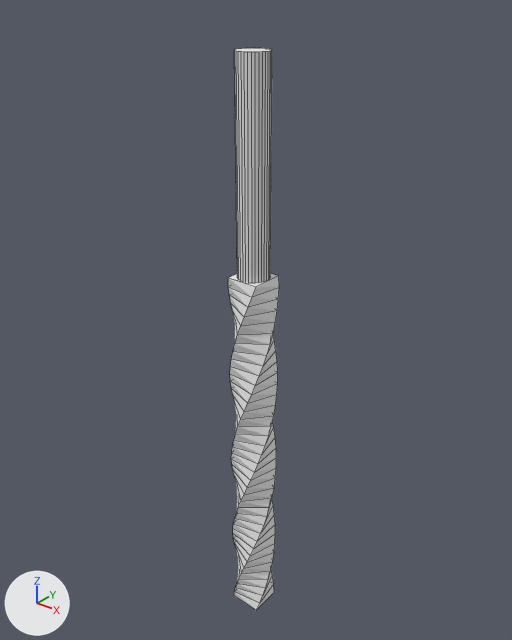
The Blender file swizzle-stick/swizzle.blend, before and after one commit.
The view is the same before and after, from a 50 mm camera at (114.4, -142.0, 195.0) aimed at (-2.8, 4.5, 104.2). The axes (+X, +Y, +Z) are drawn at lower left. The lights are the same throughout. Mesh edges are drawn as thin lines.
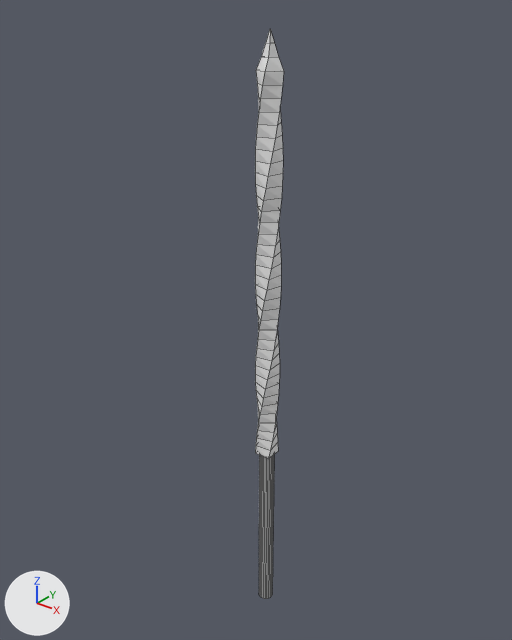
Edits to the bpy script that builds the scene:
```text
Change me_cube:
    where me_cube.from_pydata(...)  # 224 vertices, 192 faces; spans x -1.0..1.0, y -1.0..1.0, z 0.0..179.0
    used by ob_cube; location = (0.0, 0.0, 0.0); scale = (5.0, 5.0, 1.0)
    me_cube part 1
    me_cube.vertices[0].co: (1.0, -1.0, 0.0) -> (0.0, 0.0, 0.0)  # pixel (256, 610) -> pixel (269, 28)
    me_cube.vertices[1].co: (1.0, 1.0, 0.0) -> (0.0, 0.0, 0.0)  # pixel (274, 592) -> pixel (270, 28)
    me_cube.vertices[2].co: (1.0, 1.0, 3.0) -> (0.0, 0.0, 3.0)  # pixel (273, 583) -> not seen
    me_cube.vertices[3].co: (1.0, -1.0, 3.0) -> (0.0, 0.0, 3.0)  # pixel (259, 603) -> pixel (265, 43)
    me_cube.vertices[4].co: (-1.0, -1.0, 0.0) -> (0.0, 0.0, 0.0)  # pixel (234, 595) -> pixel (270, 28)
    me_cube.vertices[5].co: (-1.0, 1.0, 0.0) -> (0.0, 0.0, 0.0)  # not seen -> pixel (270, 28)
    me_cube.vertices[6].co: (-1.0, 1.0, 3.0) -> (0.0, 0.0, 3.0)  # not seen -> pixel (274, 43)
    me_cube.vertices[8].co: (-1.0, -1.0, 3.0) -> (0.0, 0.0, 3.0)  # pixel (234, 591) -> pixel (269, 43)
Change ob_cube:
    ob_cube.location: (0.0, 0.0, 0.0) -> (5.8, -0.9, 183.9)
    ob_cube.rotation_euler: (0.0, 0.0, 0.0) -> (0.0, 3.142, 0.0)  # degrees (0, 0, 0) -> degrees (0, 180, 0)
    ob_cube.scale: (5.0, 5.0, 1.0) -> (2.5, 2.5, 1.0)
```

Location of each change, (x1, y1, x2, y2) in pixels of the pictures (512 x 640 px; the box of a moved part takes in the faces that stretch with it):
'Cube', reshaped, moved, turned, rescaled
    before: (228, 48, 279, 610)
    after: (255, 29, 284, 599)
part 1 of me_cube, moved or reshaped
    before: (234, 575, 274, 610)
    after: (261, 29, 279, 58)
